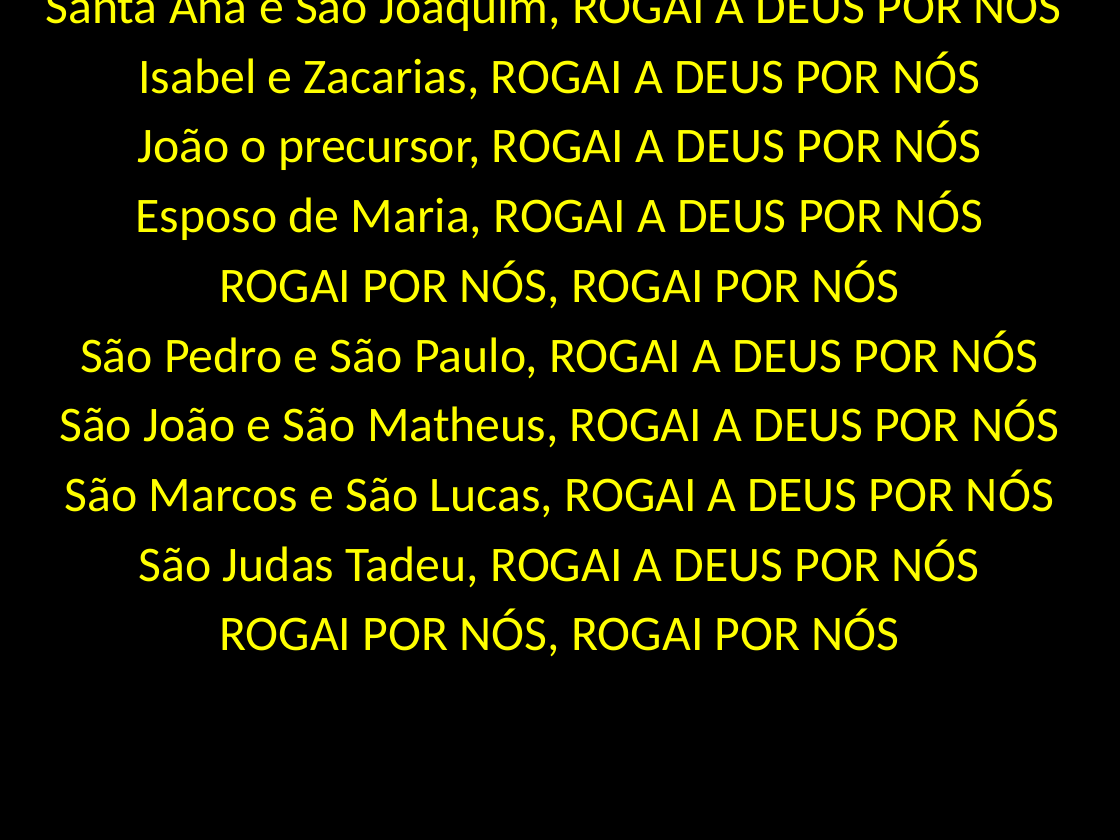
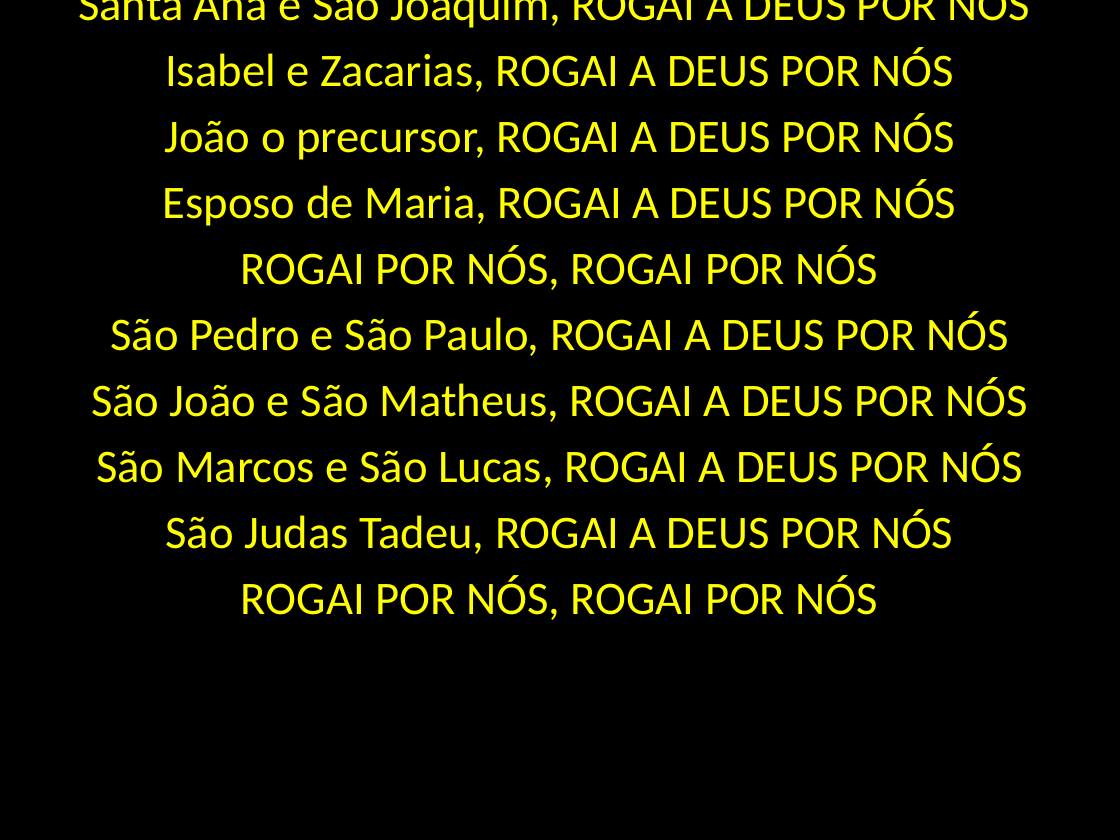
Before and after one commit to martematica/igreja, a slide deck: slide 2 of LADANHIA DE TODOS SANTOS FINAL.pptx. Drawn at 1120x840 pixels with LibreOffice and Linux fonts; fonts in the diff are those of the drawing. Boxes give left, top, right and bottom in pixels: in the first picture for what was removed or moved away, otherwise in the second. Text is boxed around its words. In the diff, an @@ line names an element or a change of style, - is before the commit and + after.

```diff
--- a/LADANHIA DE TODOS SANTOS FINAL.pptx
+++ b/LADANHIA DE TODOS SANTOS FINAL.pptx
@@ subtitle "Santa Ana e São Joaquim, ..." at [0, 0, 1120, 840]: size 32 to 30 pt @@
```
Also in this commit, not shown: 1 other slide changed, 4 other files.
